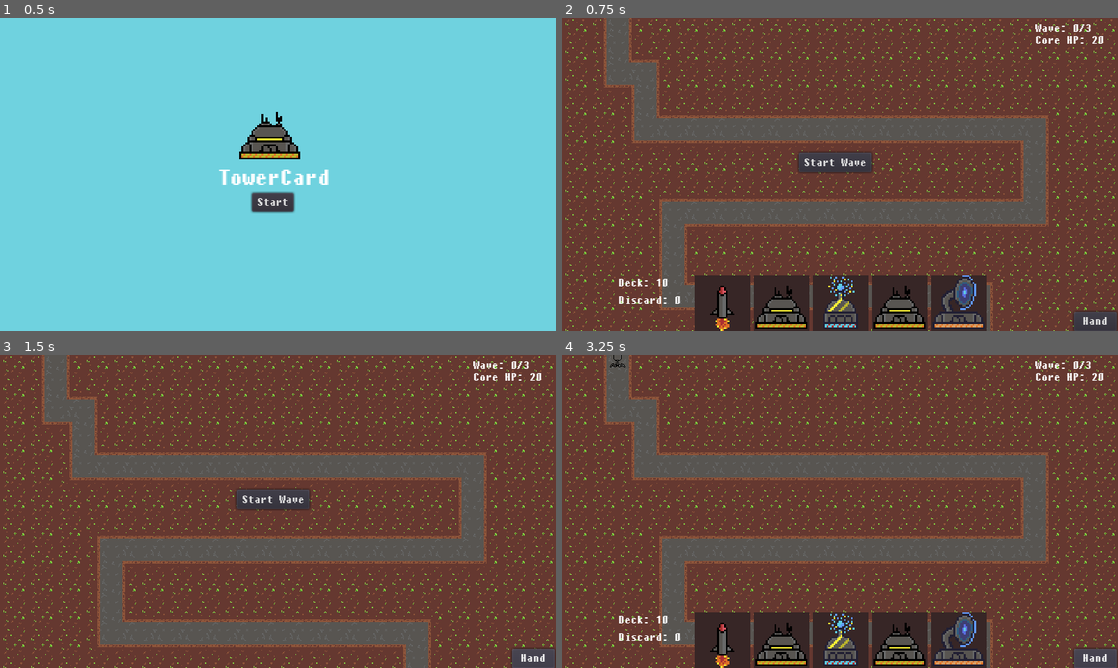
Above: before the commit, frames 1-4 (two rows, left to right).
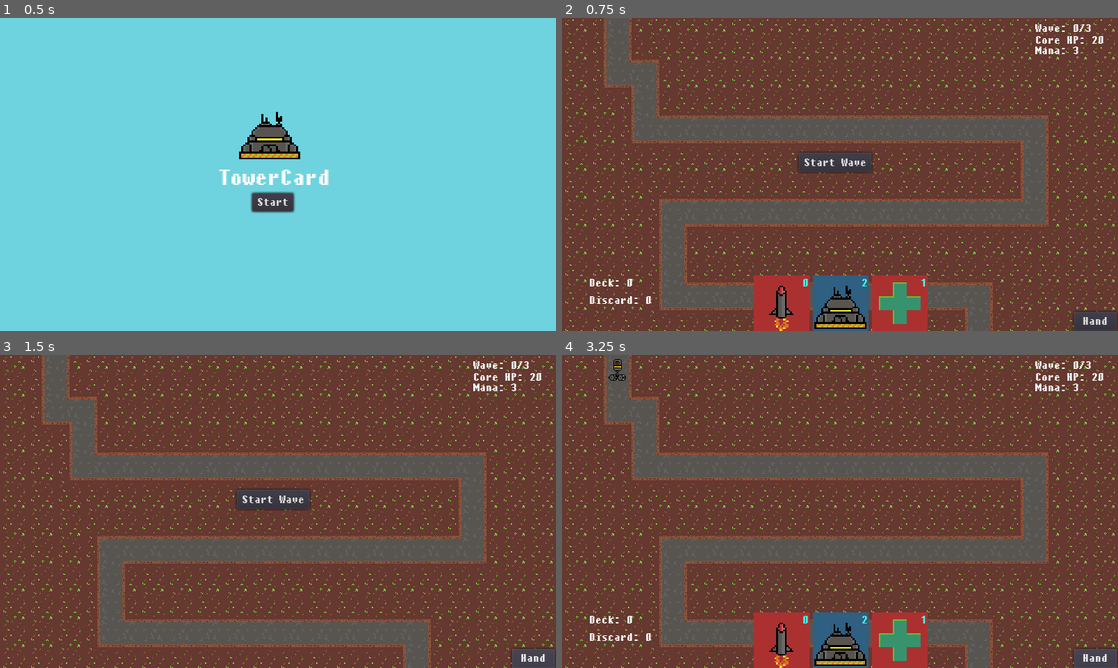
Above: after the commit, the same moments.

Repository: TylerPelaez/TowerCard
Game: Godot game, scene res://Menu/Menu.tscn
The game is run twice, just before and just after one commit, with the same random seed, the same clock (stepped at 60 frames per second) and the same inputs. Sound files missing from this copy of the repository are replaced by a short silence.
Inputs:
- Up to frame 1 (0.5 s): no input
- Up to frame 2 (0.75 s): click "Start" at 0.5 s
- Up to frame 3 (1.5 s): click "Hand" at 1.25 s
- Up to frame 4 (3.25 s): click "Start Wave" at 2 s; click "Hand" at 2.75 s

Frame 1 is identical in both runs. In frame 2, 8.9% of the frame differs, in the area x 5-93%, y 9-100%; in frame 3, less than 0.1%; in frame 4, 9.0%, in the area x 5-93%, y 0-100%.

Commit message:
Heal core, fix ui below sprites

Diff:
--- a/Cards/Card.gd
+++ b/Cards/Card.gd
@@ -3,20 +3,23 @@
 
 enum CARD_TYPE {
 	TOWER,
-	SPELL
+	SPELL,
+	STAT_UPGRADE
 }
 
 var card_name
 var card_type
 var image
 var text
+var mana_cost
 
 # Cards should discard, not trash by default
 var trashes = false
 
-func initialize(cardName: String, cardType: int, imagePath: String, cardText: String, trash: bool ) -> void:
+func initialize(cardName: String, cardType: int, imagePath: String, cardText: String, trash: bool, manaCost: int ) -> void:
 	card_name = cardName
 	card_type = cardType
 	image = imagePath
 	text = cardText
 	trashes = trash
+	mana_cost = manaCost
--- a/Cards/CardsDatabase.gd
+++ b/Cards/CardsDatabase.gd
@@ -1,19 +1,21 @@
 extends Node
 
-# Card format: [cardName, cardType, image, text, trashes]
-enum {Bunker, LightningCard, Missile, RepulsorTowerCard, EMPCard}
+# Card format: [cardName, cardType, image, text, trashes, {towerprefab or enum for spell lookup}, mana cost]
+enum {Bunker, LightningCard, Missile, RepulsorTowerCard, EMPCard, HealCore}
 
 const DATA = {
 	Bunker:
-		["Bunker", Card.CARD_TYPE.TOWER, "res://Cards/Card Images/BunkerCard.png", "MG Bunker\nShoots bullet at foes", false, preload("res://Towers/BasicTower.tscn")],
+		["Bunker", Card.CARD_TYPE.TOWER, "res://Cards/Card Images/BunkerCard.png", "MG Bunker\nShoots bullet at foes", false, preload("res://Towers/BasicTower.tscn"), 2],
 	Missile:
-		["Missile", Card.CARD_TYPE.SPELL, "res://Cards/Card Images/MissileCard.png", "Missile Strike\nDoes AOE damage", false, Missile],
+		["Missile", Card.CARD_TYPE.SPELL, "res://Cards/Card Images/MissileCard.png", "Missile Strike\nDoes AOE damage", false, Missile, 0],
 	LightningCard:
-		["Lightning", Card.CARD_TYPE.TOWER, "res://Cards/Card Images/LightningTowerCard.png", "Lightning Tower\nChains lightning\nto multiple foes", false, preload("res://Towers/LightningTower.tscn")],
+		["Lightning", Card.CARD_TYPE.TOWER, "res://Cards/Card Images/LightningTowerCard.png", "Lightning Tower\nChains lightning\nto multiple foes", false, preload("res://Towers/LightningTower.tscn"), 1],
 	RepulsorTowerCard:
-		["Repulsor", Card.CARD_TYPE.TOWER, "res://Cards/Card Images/RepulsorTowerCard.png", "Repulsor Tower\nR to rotate\nSlows foes", false, preload("res://Towers/RepulsorTower.tscn")],
+		["Repulsor", Card.CARD_TYPE.TOWER, "res://Cards/Card Images/RepulsorTowerCard.png", "Repulsor Tower\nR to rotate\nSlows foes", false, preload("res://Towers/RepulsorTower.tscn"), 1],
 	EMPCard:
-		["EMP", Card.CARD_TYPE.SPELL, "res://Cards/Card Images/EMPCard.png", "Electro-Magnetic\nPulse\nStuns foes", false, EMPCard]
+		["EMP", Card.CARD_TYPE.SPELL, "res://Cards/Card Images/EMPCard.png", "Electro-Magnetic\nPulse\nStuns foes", false, EMPCard, 1],
+	HealCore:
+		["Heal Core", Card.CARD_TYPE.SPELL, "res://Cards/Card Images/HealCoreCard.png", "Heals Core Damage\nSingle Use", true, HealCore, 1]
 }
 
 # Too lazy to move this to another class.
@@ -22,7 +24,9 @@
 	Missile:
 		["Missile", 50, 5, false, preload("res://Spells/MissileProjectile.tscn")],
 	EMPCard:
-		["EMP", 75, 0, false, preload("res://Spells/EMPProjectile.tscn")]
+		["EMP", 75, 0, false, preload("res://Spells/EMPProjectile.tscn")],
+	HealCore:
+		["Heal Core", 0, 10, false, null] # Damage is the heal amount
 }
 
 func create_card_from_data(cardData: Array) -> Card:
@@ -31,13 +35,13 @@
 	match cardData[1]:
 		Card.CARD_TYPE.SPELL:
 			card = SpellCard.new()
-			card.initialize(cardData[0], cardData[1], cardData[2], cardData[3], cardData[4])
+			card.initialize(cardData[0], cardData[1], cardData[2], cardData[3], cardData[4], cardData[6])
 			var entry = SPELL_DATA[cardData[5]]
 			var spell = Spell.new()
 			spell.initialize(entry[0], entry[1], entry[2], entry[3], entry[4])
 			card.spell = spell
 		Card.CARD_TYPE.TOWER:
 			card = TowerCard.new()
-			card.initialize(cardData[0], cardData[1], cardData[2], cardData[3], cardData[4])
+			card.initialize(cardData[0], cardData[1], cardData[2], cardData[3], cardData[4], cardData[6])
 			card.tower = cardData[5]
 	return card
--- a/Cards/UICard.gd
+++ b/Cards/UICard.gd
@@ -2,14 +2,19 @@
 class_name UICard
 
 onready var image = $ImageRect
+onready var colorRect = $ColorRect
+onready var manaCostLabel = $ManaCostLabel
 
 signal show_tooltip(tooltip_text)
 signal hide_tooltip
 signal clicked(ui_card)
 
+const GREYED_OUT = Color(0.5, 0.5, 0.5, 0.5)
+
 var card_data
 var selected := false
 var mouse_over := false
+var playable := true
 
 # Called when the node enters the scene tree for the first time.
 func _ready():
@@ -19,10 +24,18 @@
 
 func initialize(cardData: Card) -> void:
 	card_data = cardData
+	if card_data.card_type == Card.CARD_TYPE.SPELL:
+		colorRect.color = Color("#ac3232")
+	else:
+		colorRect.color = Color("#306082")
+
+	if cardData.mana_cost >= 0:
+		manaCostLabel.text = str(cardData.mana_cost)
+
 	image.texture = load(card_data.image)
 
 func _input(event):
-	if event is InputEventMouseButton:
+	if playable and event is InputEventMouseButton:
 		if event.is_pressed() and event.is_action("place_tower") and mouse_over:
 			emit_signal("clicked", self)
 			get_tree().set_input_as_handled()
@@ -44,3 +57,8 @@
 func _on_UICard_mouse_exited():
 	mouse_over = false
 	emit_signal("hide_tooltip")
+
+func update_playable(max_mana: int):
+	if max_mana < card_data.mana_cost:
+		playable = false
+		modulate = GREYED_OUT
--- a/Cards/UICard.tscn
+++ b/Cards/UICard.tscn
@@ -1,5 +1,6 @@
-[gd_scene load_steps=2 format=2]
+[gd_scene load_steps=3 format=2]
 
+[ext_resource path="res://UI/FontTheme.tres" type="Theme" id=1]
 [ext_resource path="res://Cards/UICard.gd" type="Script" id=2]
 
 [node name="UICard" type="MarginContainer"]
@@ -21,5 +22,15 @@
 margin_right = 64.0
 margin_bottom = 64.0
 expand = true
+
+[node name="ManaCostLabel" type="Label" parent="."]
+margin_left = 64.0
+margin_right = 64.0
+margin_bottom = 17.0
+size_flags_horizontal = 10
+size_flags_vertical = 0
+theme = ExtResource( 1 )
+custom_colors/font_color = Color( 0.258824, 0.988235, 0.921569, 1 )
+align = 3
 [connection signal="mouse_entered" from="." to="." method="_on_UICard_mouse_entered"]
 [connection signal="mouse_exited" from="." to="." method="_on_UICard_mouse_exited"]
--- a/Deck/Deck.gd
+++ b/Deck/Deck.gd
@@ -6,11 +6,12 @@
 var hand = []
 
 const STARTING_DECK = {
-	CardsDatabase.LightningCard: 3,
-	CardsDatabase.Bunker: 4,
-	CardsDatabase.Missile: 3,
-	CardsDatabase.RepulsorTowerCard: 2,
-	CardsDatabase.EMPCard: 3
+	CardsDatabase.LightningCard: 0,
+	CardsDatabase.Bunker: 1,
+	CardsDatabase.Missile: 1,
+	CardsDatabase.RepulsorTowerCard: 0,
+	CardsDatabase.EMPCard: 0,
+	CardsDatabase.HealCore: 1
 }
 
 func _ready():
@@ -69,6 +70,9 @@
 		drawPile.push_front(discardPile.pop_back())
 	shuffleDeck()
 
+func empty():
+	return discardPile.empty() and drawPile.empty()
+
 # Plays the specified card from the hand
 func playCard(index):
 	hand.remove(index)
--- a/Deck/Hand.gd
+++ b/Deck/Hand.gd
@@ -18,9 +18,9 @@
 	if get_child_count() > 0:
 		for child in get_children():
 			if child is UICard:
-				discard_card(child)
+				discard_card(child, false)
 
-	while not _is_at_hand_limit():
+	while not _is_at_hand_limit() and not Deck.empty():
 		add_card(Deck.drawCard())
 
 func add_card(cardData: Card) -> bool:
@@ -36,9 +36,9 @@
 	return true
 
 # This calls queue free on the ui card, don't use the passed in card after calling this function
-func discard_card(card: UICard) -> bool:
+func discard_card(card: UICard, wasUsed: bool) -> bool:
 	# If the card isn't a trash card, add it to the discard pile
-	if (card.card_data.trashes == false):
+	if (!card.card_data.trashes || !wasUsed):
 		Deck.discardCard(card.card_data)
 	for child in get_children():
 		if child == card:
@@ -49,6 +49,10 @@
 
 func _is_at_hand_limit() -> bool:
 	return get_child_count() >= hand_limit
+
+func update_playable_cards(max_mana: int):
+	for child in get_children():
+		child.update_playable(max_mana)
 
 # Toggles hand show/hide when button is pressed
 func _on_HandButton_pressed():
--- a/Enemies/LevelWaveConfigs.gd
+++ b/Enemies/LevelWaveConfigs.gd
@@ -13,7 +13,7 @@
 const DATA = {
 	LevelConfig.TestLevel: [
 		[
-			{Basic: 1},
+			{Fast: 1},
 		],
 		[
 			{Basic: 15}
--- a/Player/PlayerController.gd
+++ b/Player/PlayerController.gd
@@ -3,6 +3,7 @@
 
 signal card_played
 signal card_deselected
+signal heal_core(amount)
 
 enum STATE {
 	DEFAULT,
@@ -12,11 +13,15 @@
 
 const BasicTowerResource: PackedScene = preload("res://Towers/BasicTower.tscn")
 
+export var max_mana: int = 3
+onready var current_mana = max_mana
+
 var ui_state = STATE.DEFAULT
 var held_tower
 var selected_card
 var selected_spell
 var tower_that_was_being_upgraded
+
 
 var level_placement_area
 
@@ -110,7 +115,10 @@
 	selected_spell = spell.spell
 
 func _cast_spell() -> void:
-	selected_spell.cast(get_global_mouse_position())
+	if selected_spell.spell_name == "Heal Core":
+		emit_signal("heal_core", selected_spell.damage)
+	else:
+		selected_spell.cast(get_global_mouse_position())
 	selected_spell = null
 	ui_state = STATE.DEFAULT
 	play_card()
@@ -142,6 +150,9 @@
 	selected_spell = null
 	emit_signal("card_deselected")
 
+func reset_mana():
+	current_mana = max_mana
+
 func select_card(card: Card) -> void:
 	if selected_card != null:
 		print("ERROR: Selected card is not null, but new card was selected")
@@ -154,5 +165,6 @@
 		_start_casting_spell(card)
 
 func play_card() -> void:
+	current_mana -= selected_card.mana_cost
 	selected_card = null
 	emit_signal("card_played")
--- a/UI/UI.gd
+++ b/UI/UI.gd
@@ -8,6 +8,7 @@
 onready var startWave = $StartWave
 onready var waveNumber = $WaveNumber
 onready var cardRewardScreen = $CardRewardScreen
+onready var mana = $Mana
 
 var player_controller
 var selected_card
@@ -25,6 +26,7 @@
 	player_controller = playerController
 	player_controller.connect("card_played", self, "_on_CardPlayed")
 	player_controller.connect("card_deselected", self, "_on_CardDeselected")
+	mana.text = "Mana: " + str(playerController.current_mana)
 
 func _on_ShowTooltip(tooltip_text):
 	tooltip.text = tooltip_text
@@ -50,7 +52,11 @@
 		print("ERROR - selected_card is null, but card was played")
 		return
 
-	hand.discard_card(selected_card)
+	hand.discard_card(selected_card, true)
+
+	hand.update_playable_cards(player_controller.current_mana)
+	mana.text = "Mana: " + str(player_controller.current_mana)
+
 	_on_CardDeselected()
 
 func _on_CardDeselected() -> void:
@@ -73,6 +79,8 @@
 
 	if selected_card != null:
 		player_controller.cancel_card_play()
+
+	player_controller.reset_mana()
 	hide_hand_ui()
 	cardRewardScreen.show()
 
--- a/UI/UI.tscn
+++ b/UI/UI.tscn
@@ -43,9 +43,9 @@
 }
 
 [node name="CardsInDeck" type="Label" parent="."]
-margin_left = 63.5
+margin_left = 30.0
 margin_top = 296.0
-margin_right = 103.5
+margin_right = 68.0
 margin_bottom = 310.0
 text = "Deck:"
 script = ExtResource( 2 )
@@ -54,9 +54,9 @@
 }
 
 [node name="CardsInDiscard" type="Label" parent="."]
-margin_left = 63.5
+margin_left = 30.0
 margin_top = 316.0
-margin_right = 115.5
+margin_right = 90.0
 margin_bottom = 330.0
 text = "Discard:"
 script = ExtResource( 3 )
@@ -104,10 +104,20 @@
 "_edit_use_anchors_": false
 }
 
+[node name="Mana" type="Label" parent="."]
+margin_left = 544.0
+margin_top = 29.0
+margin_right = 599.0
+margin_bottom = 30.668
+text = "Mana:"
+__meta__ = {
+"_edit_use_anchors_": false
+}
+
 [node name="CardRewardScreen" parent="." instance=ExtResource( 7 )]
+[connection signal="pressed" from="HandButton" to="Hand" method="_on_HandButton_pressed"]
+[connection signal="pressed" from="HandButton" to="CardsInDiscard" method="_on_HandButton_pressed"]
 [connection signal="pressed" from="HandButton" to="CardsInDeck" method="_on_HandButton_pressed"]
-[connection signal="pressed" from="HandButton" to="CardsInDiscard" method="_on_HandButton_pressed"]
-[connection signal="pressed" from="HandButton" to="Hand" method="_on_HandButton_pressed"]
 [connection signal="pressed" from="StartWave" to="." method="_on_StartWave_pressed"]
 [connection signal="card_clicked" from="CardRewardScreen" to="." method="_on_CardRewardScreen_card_clicked"]
 [connection signal="hide_tooltip" from="CardRewardScreen" to="." method="_on_HideTooltip"]
--- a/World/Level.gd
+++ b/World/Level.gd
@@ -6,7 +6,7 @@
 onready var playerController = $PlayerController
 onready var placementArea = $PlacementArea
 onready var enemySpawnController = $EnemySpawnController
-onready var ui = $UI
+onready var ui = $CanvasLayer/UI
 
 export (LevelWaveConfigs.LevelConfig) var level_config = LevelWaveConfigs.LevelConfig.TestLevel
 
@@ -27,16 +27,17 @@
 	Utils.level = 1
 	VisualServer.set_default_clear_color(Color("#222222"))
 	playerController.set_level_placement_area(placementArea)
+	playerController.connect("heal_core", self, "on_core_healed")
 	enemySpawnController.initialize(enemyPath, level_config)
 	total_waves = enemySpawnController.get_wave_count()
 	ui.set_player_controller(playerController)
 
 	ui.connect("start_wave", self, "_start_wave")
 
-	$UI/WaveNumber.text = "Wave: " + str(current_wave) + "/" + str(total_waves)
+	$CanvasLayer/UI/WaveNumber.text = "Wave: " + str(current_wave) + "/" + str(total_waves)
 
 func _process(delta: float) -> void:
-	$UI/CoreHP.text = "Core HP: " + str(core_health)
+	$CanvasLayer/UI/CoreHP.text = "Core HP: " + str(core_health)
 
 	if all_enemies_killed && enemies_done_spawning:
 		ui.end_wave(current_wave, total_waves)
@@ -78,6 +79,8 @@
 	if core_health <= 0:
 		get_tree().change_scene("res://World/GameOver.tscn")
 
+func on_core_healed(heal_amount):
+	self.core_health += heal_amount
 
 func _on_EnemySpawnController_spawner_enemy_attacked_core(damage):
 	self.core_health -= damage
--- a/World/Level1.tscn
+++ b/World/Level1.tscn
@@ -32,6 +32,9 @@
 
 [node name="EnemySpawnController" parent="." instance=ExtResource( 1 )]
 
-[node name="UI" parent="." instance=ExtResource( 5 )]
+[node name="CanvasLayer" type="CanvasLayer" parent="."]
+
+[node name="UI" parent="CanvasLayer" instance=ExtResource( 5 )]
+mouse_filter = 2
 
 [editable path="EnemyPath"]
Binary file added: Cards/Card Images/HealCoreCard.png
Not shown, added: Cards/Card Images/HealCoreCard.png.import
